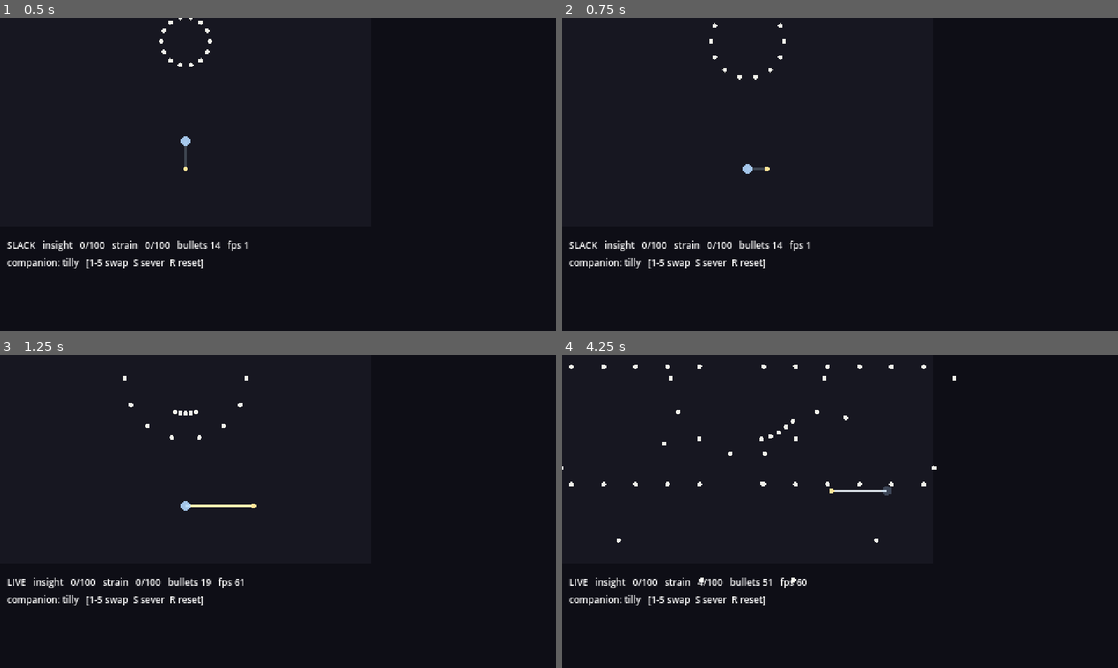
Above: before the commit, frames 1-4 (two rows, left to right).
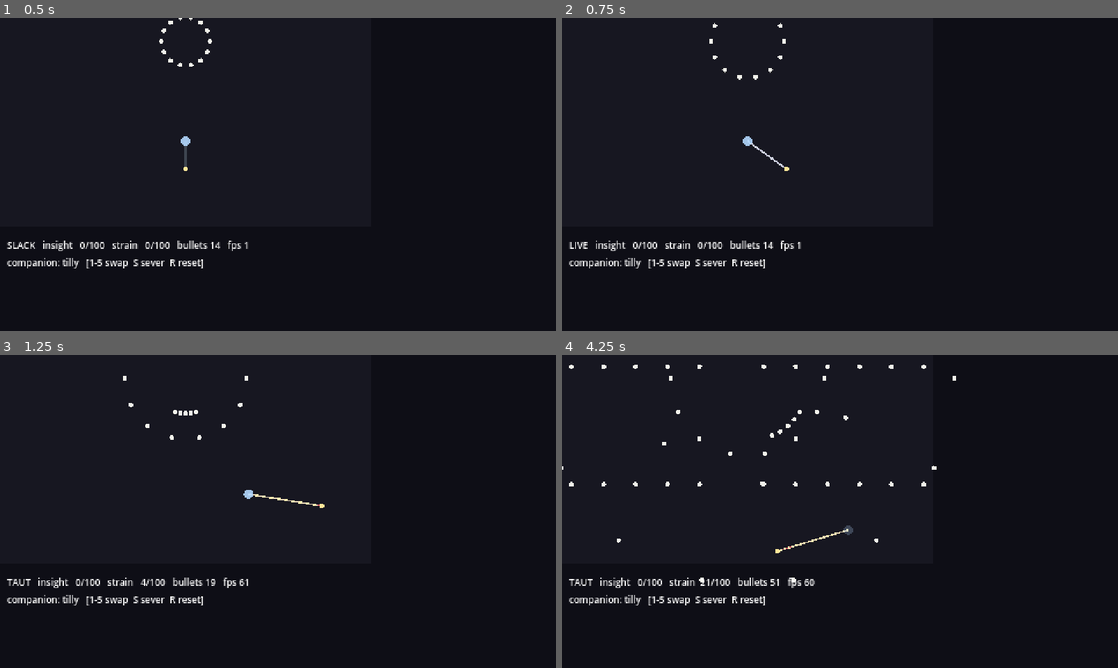
Above: after the commit, the same moments.

Repository: syedhassan616/horror-game2
Game: Godot game, scene res://scenes/weave/weave_test.tscn
The game is run twice, just before and just after one commit, with the same random seed, the same clock (stepped at 60 frames per second) and the same inputs.
Inputs:
- Up to frame 1 (0.5 s): no input
- Up to frame 2 (0.75 s): tap Enter at 0.5 s; hold D (move_right) from 0.53 s (still down); hold Shift (weave_pull, bound only before the commit) from 0.53 s (still down)
- Up to frame 3 (1.25 s): keep holding D (move_right); keep holding Shift (weave_pull, bound only before the commit)
- Up to frame 4 (4.25 s): release D (move_right) at 1.28 s; release Shift (weave_pull, bound only before the commit) at 1.28 s; hold S (move_down) 1.28-2.03 s; tap Alt (weave_plant, bound only after the commit) at 1.35 s; tap Shift (weave_pull, bound only before the commit) at 1.55, 2.3, 2.85 s; hold D (move_right) 2.03-2.78 s; hold Ctrl (weave_plant, bound only before the commit) 2.03-2.78 s; hold W (move_up) 2.78-3.53 s; hold A (move_left) from 3.53 s (still down); hold Shift (weave_pull, bound only before the commit) from 3.53 s (still down); tap Space (weave_swap) at 3.6 s

Frame 1 is identical in both runs. In frame 2, 0.8% of the frame differs, in the area x 1-45%, y 37-75%; in frame 3, 0.9%; in frame 4, 1.0%, in the area x 1-60%, y 17-75%.

Commit message:
Fix unreachable run input in the weave prototype
weave_pull and weave_run were both bound to Shift, and running was
derived from "not pulling AND Shift held" — a condition that could never
be true, so Self could never run. The bindings also contradicted the
README.

Rebind to match the documented controls and give run its own action:
  PULL  Shift -> Ctrl
  PLANT Ctrl  -> Alt
  RUN   (new) -> Shift

Verified: input actions register correctly, 46 tests pass, scene boots
240 frames clean.

Co-Authored-By: Claude Opus 5 <noreply@anthropic.com>
Claude-Session: https://claude.ai/code/session_01B5gFp99MNi7wtfGn47bpwX

Diff:
--- a/game/project.godot
+++ b/game/project.godot
@@ -73,11 +73,16 @@
 }
 weave_pull={
 "deadzone": 0.5,
-"events": [Object(InputEventKey,"physical_keycode":4194325,"pressed":false)
+"events": [Object(InputEventKey,"physical_keycode":4194326,"pressed":false)
 ]
 }
 weave_plant={
 "deadzone": 0.5,
-"events": [Object(InputEventKey,"physical_keycode":4194326,"pressed":false)
+"events": [Object(InputEventKey,"physical_keycode":4194328,"pressed":false)
 ]
 }
+weave_run={
+"deadzone": 0.5,
+"events": [Object(InputEventKey,"physical_keycode":4194325,"pressed":false)
+]
+}
--- a/game/systems/weave/weave_controller.gd
+++ b/game/systems/weave/weave_controller.gd
@@ -141,7 +141,9 @@
 		Input.get_axis(&"move_left", &"move_right"),
 		Input.get_axis(&"move_up", &"move_down")
 	)
-	var running := Input.is_action_pressed(&"weave_pull") == false and Input.is_key_pressed(KEY_SHIFT)
+	# Run is its own action. It used to be derived from "not pulling and Shift held",
+	# which was unreachable once PULL was also bound to Shift — running never worked.
+	var running := Input.is_action_pressed(&"weave_run")
 
 	if Input.is_action_just_pressed(&"weave_swap"):
 		_self.buffer(&"swap")
Not shown, changed: game/README.md
